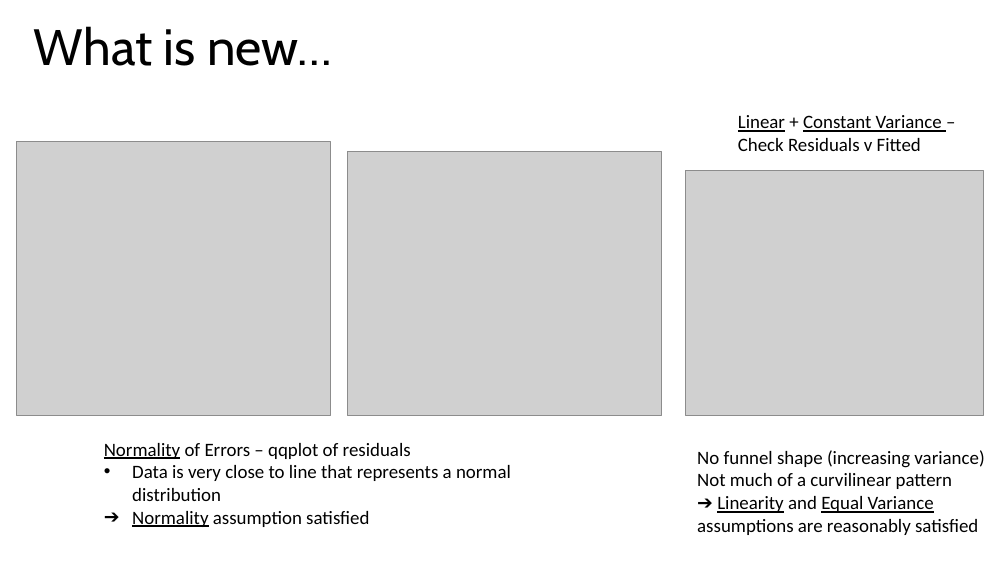
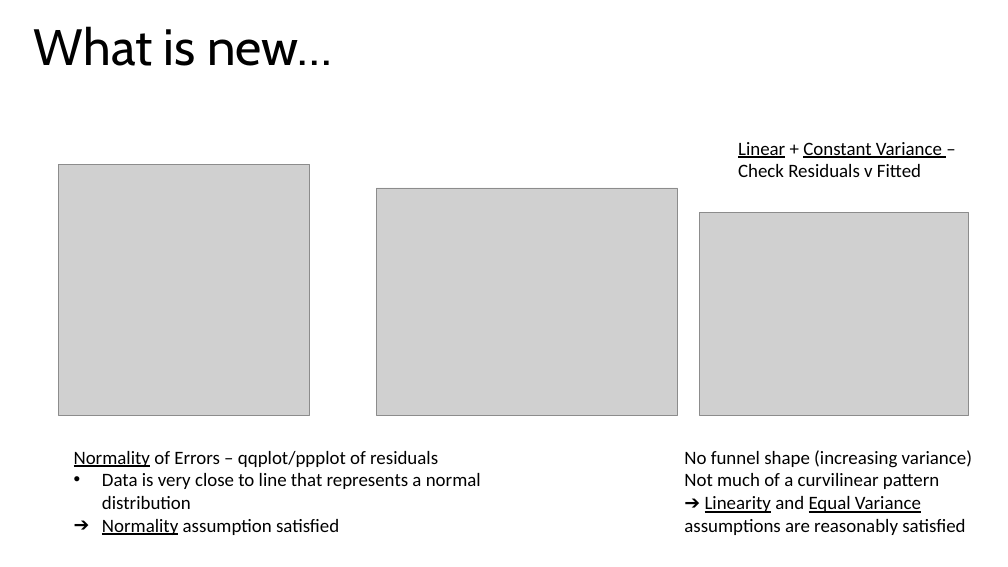
Before and after one commit to issues-osu/statsii-spring2026, a slide deck: slide 98 of slides/MLR/lecture.pptx (slide 55 before the commit). Drawn at 1008x567 pixels with LibreOffice and Linux fonts; fonts in the diff are those of the drawing; grey boxes stand for pictures. Boxes give left, top, right and bottom in pixels: in the first picture for what was removed or moved away, otherwise in the second. Text is boxed around its words. In the diff, an @@ line names an element or a change of style, - is before the commit and + after.

```diff
--- a/slides/MLR/lecture.pptx
+++ b/slides/MLR/lecture.pptx
@@ text "Linear + Constant Variance – ...": place and size @@
-text "Linear + Constant Variance – ..." at (738, 115, 942, 151)
+text "Linear + Constant Variance – ..." at (738, 142, 942, 177)
@@ picture: place and size @@
-picture at (17, 141, 330, 416)
+picture at (59, 164, 310, 415)
@@ picture: place and size @@
-picture at (347, 151, 661, 415)
+picture at (377, 188, 678, 416)
@@ picture: place and size @@
-picture at (686, 171, 983, 416)
+picture at (699, 212, 969, 416)
@@ text "Normality of Errors – qqplot/ppplot ...": place and size @@
-text "Normality of Errors – qqplot/ppplot ..." at (104, 443, 511, 527)
+text "Normality of Errors – qqplot/ppplot ..." at (74, 451, 481, 535)
@@ text "No funnel shape (increasing variance)": place and size @@
-text "No funnel shape (increasing variance)" at (697, 450, 984, 535)
+text "No funnel shape (increasing variance)" at (684, 450, 972, 535)
@@ text at (74, 451, 438, 467): text changed @@
-Normality of Errors – qqplot of residuals
+Normality of Errors – qqplot/ppplot of residuals
```
Also in this commit, not shown: 26 other slides changed, 29 slides added, 27 slides removed, 51 other files.
